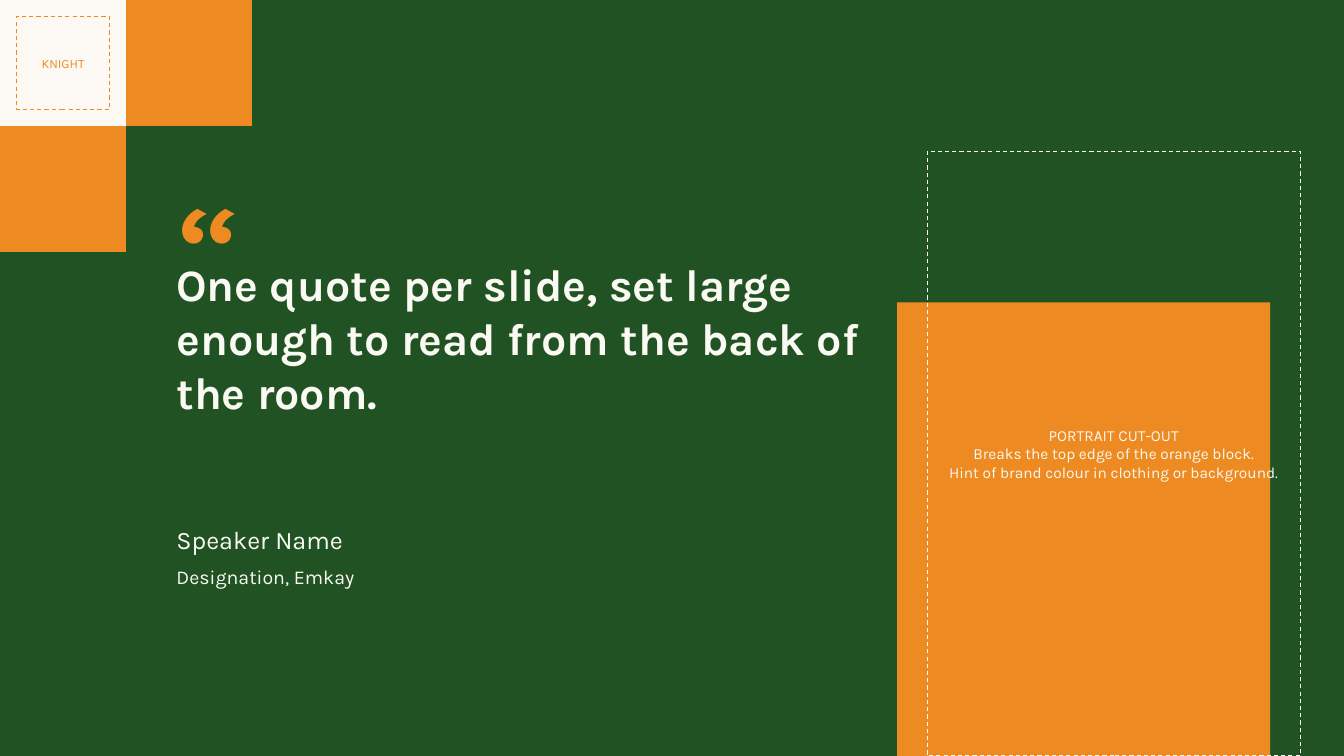
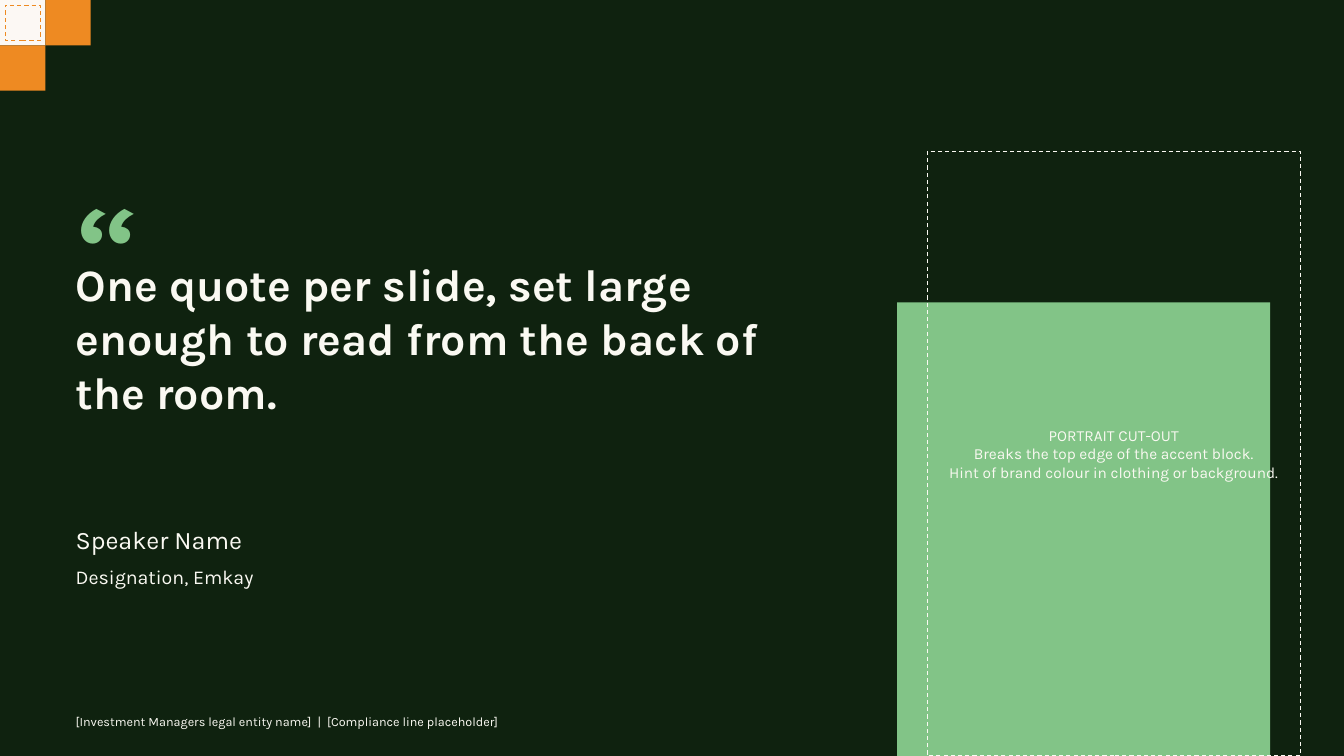
Before and after one commit to soumyakarwa/emkay-ppt-templates, a slide deck: slide 11 of Emkay_Investment_Managers_Template.pptx. Drawn at 1344x756 pixels with LibreOffice and Linux fonts; fonts in the diff are those of the drawing. Boxes give left, top, right and bottom in pixels: in the first picture for what was removed or moved away, otherwise in the second. Text is boxed around its words. In the diff, an @@ line names an element or a change of style, - is before the commit and + after.

```diff
--- a/Emkay_Investment_Managers_Template.pptx
+++ b/Emkay_Investment_Managers_Template.pptx
@@ background #215224 to #0F220F @@
@@ rectangle: place and size @@
-rectangle at bbox=[0, 0, 126, 126]
+rectangle at bbox=[0, 0, 45, 45]
@@ rectangle: place and size @@
-rectangle at bbox=[16, 16, 109, 109]
+rectangle at bbox=[5, 5, 40, 40]
@@ rectangle: place and size @@
-rectangle at bbox=[126, 0, 252, 126]
+rectangle at bbox=[45, 0, 91, 45]
@@ rectangle: place and size @@
-rectangle at bbox=[0, 126, 126, 252]
+rectangle at bbox=[0, 45, 45, 91]
@@ text in rectangle at bbox=[42, 60, 85, 68]: text removed @@
-KNIGHT
@@ 4 texts: place and size @@
-4 texts at bbox=[176, 146, 859, 589]
+4 texts at bbox=[76, 146, 758, 589]
@@ text "“" at bbox=[76, 146, 227, 257]: text colour #EE8A22 to #82C487 @@
@@ rectangle at bbox=[897, 302, 1270, 756]: fill #EE8A22 to #82C487 @@
@@ text in rectangle at bbox=[974, 448, 1253, 463]: text changed @@
-Breaks the top edge of the orange block.
+Breaks the top edge of the accent block.
@@ text added at bbox=[76, 716, 498, 729], 9 pt, text #FAF9F2 @@
+[Investment Managers legal entity name] | [Compliance line placeholder]
```
Also in this commit, not shown: 13 other slides changed, 3 other files.
